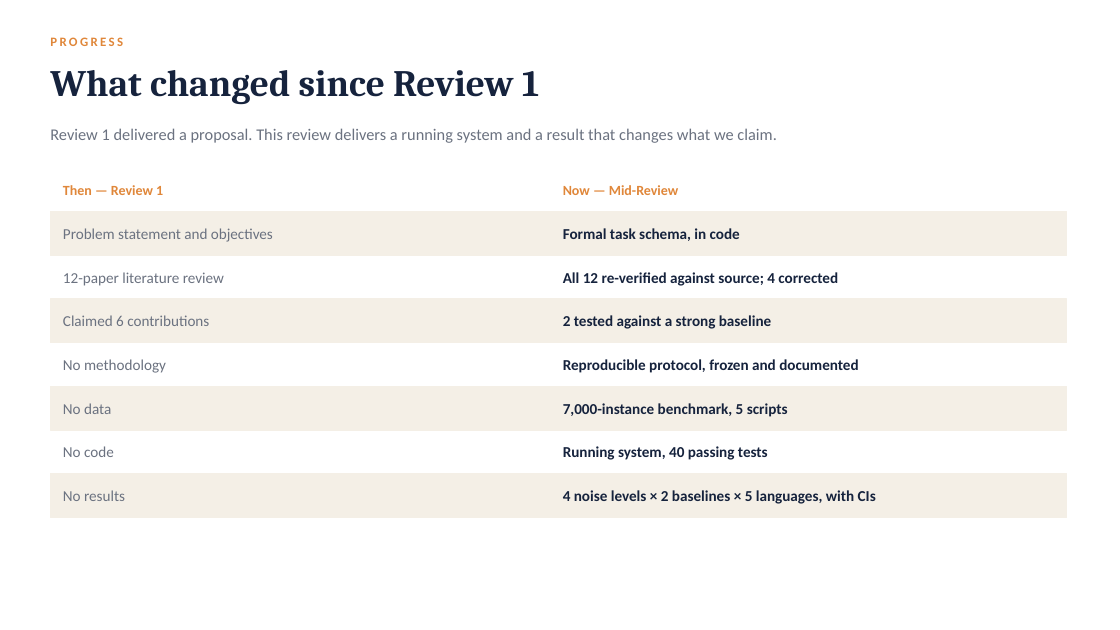
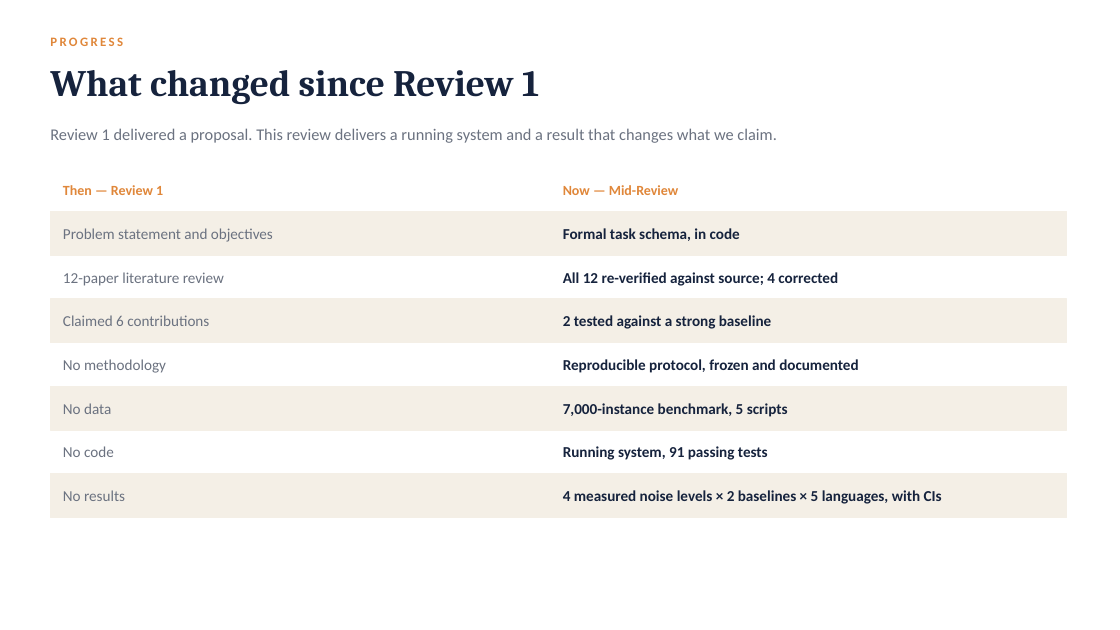
Before and after one commit to StutiArya2/kyc-nli, a slide deck: slide 2 of docs/proposal/KYC-NLI-Mid-Review.pptx. Drawn at 1120x630 pixels with LibreOffice and Linux fonts; fonts in the diff are those of the drawing. Boxes give left, top, right and bottom in pixels: in the first picture for what was removed or moved away, otherwise in the second. Text is boxed around its words. In the diff, an @@ line names an element or a change of style, - is before the commit and + after.

```diff
--- a/docs/proposal/KYC-NLI-Mid-Review.pptx
+++ b/docs/proposal/KYC-NLI-Mid-Review.pptx
@@ text at bbox=[563, 446, 768, 460]: text changed @@
-Running system, 40 passing tests
+Running system, 91 passing tests
@@ text at bbox=[563, 490, 942, 504]: text changed @@
-4 noise levels × 2 baselines × 5 languages, with CIs
+4 measured noise levels × 2 baselines × 5 languages, with CIs
```
Also in this commit, not shown: 3 other slides changed, 37 other files.
